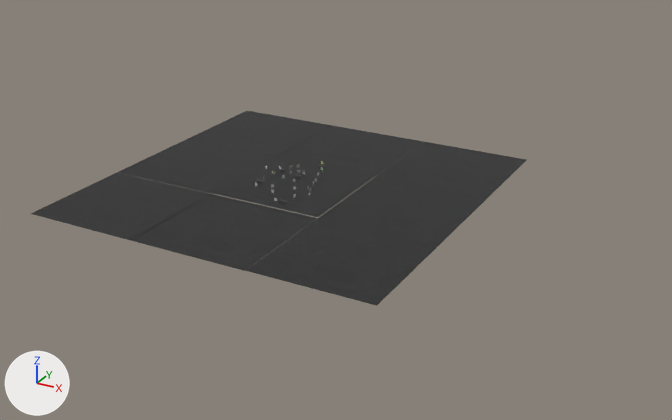
The Blender file blender/room3.blend as it was, and as the next commit left it.
Both versions are drawn from a camera (50 mm lens) standing at (222.0, -408.0, 177.0) and looking at (0.0, -5.0, -24.0). The axes (+X, +Y, +Z) are drawn at lower left. The lights are the same throughout.

Before the edit, the objects in view are built like this:
```python
ob_plane_026 = bpy.data.objects.new('Plane.026', me_plane_026)
ob_plane_026.location = (-6.8, -34.7, 0.3)
ob_plane_026.scale = (-30.3, -30.3, -25.7)
ob_plane_027 = bpy.data.objects.new('Plane.027', me_plane_027)
ob_plane_027.location = (-6.8, 25.9, 0.0)
ob_plane_027.scale = (-30.3, -30.3, -25.7)
ob_plane_028 = bpy.data.objects.new('Plane.028', me_plane_028)
ob_plane_028.location = (-6.8, -95.5, 0.0)
ob_plane_028.scale = (-30.3, -30.3, -25.7)
ob_plane_029 = bpy.data.objects.new('Plane.029', me_plane_029)
ob_plane_029.location = (54.0, -95.2, 0.0)
ob_plane_029.scale = (-30.3, -30.3, -25.7)
ob_plane_030 = bpy.data.objects.new('Plane.030', me_plane_030)
ob_plane_030.location = (54.0, 25.9, 0.0)
ob_plane_030.scale = (-30.3, -30.3, -25.7)
ob_plane_031 = bpy.data.objects.new('Plane.031', me_plane_031)
ob_plane_031.location = (54.0, -34.7, 0.0)
ob_plane_031.scale = (-30.3, -30.3, -25.7)
ob_plane_032 = bpy.data.objects.new('Plane.032', me_plane_032)
ob_plane_032.location = (-66.9, -34.7, 0.0)
ob_plane_032.scale = (-30.3, -30.3, -25.7)
ob_plane_033 = bpy.data.objects.new('Plane.033', me_plane_033)
ob_plane_033.location = (-66.9, 25.9, 0.0)
ob_plane_033.scale = (-30.3, -30.3, -25.7)
ob_plane_034 = bpy.data.objects.new('Plane.034', me_plane_034)
ob_plane_034.location = (-66.9, -95.5, 0.0)
ob_plane_034.scale = (-30.3, -30.3, -25.7)
```
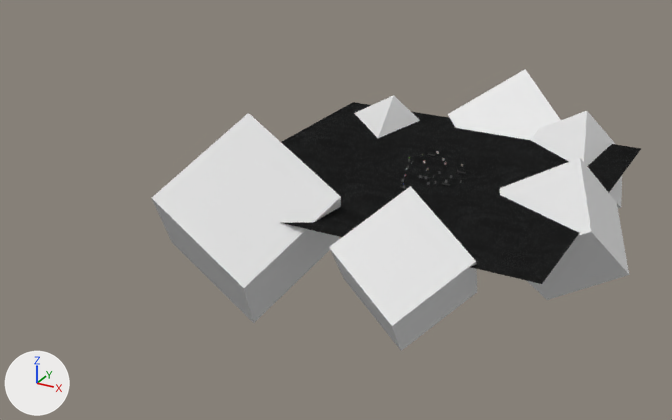
Changed parts and their boxes [x1, y1, x2, y2] in the pictures (672 x 420 px):
'Cube.046', added: after [152, 113, 341, 323]
'Cube.045', added: after [329, 186, 477, 351]
'Plane.029', surface changed, moved: before [245, 218, 439, 306]; after [305, 102, 440, 145]
'Plane.028', surface changed, moved: before [131, 194, 317, 271]; after [399, 116, 526, 164]
'Plane.033', surface changed, moved: before [188, 111, 331, 156]; after [440, 203, 579, 284]
'Plane.031', surface changed, moved: before [319, 176, 487, 245]; after [281, 129, 398, 180]
'Plane.026', surface changed, moved: before [213, 156, 376, 217]; after [347, 145, 500, 203]
'Cube.044', added: after [500, 158, 629, 300]
'Plane.034', surface changed, moved: before [31, 173, 210, 240]; after [501, 140, 641, 184]
'Plane.027', surface changed, moved: before [278, 125, 424, 176]; after [285, 181, 457, 237]
'Plane.032', surface changed, moved: before [118, 139, 275, 194]; after [458, 164, 615, 224]
'Plane.030', surface changed, moved: before [377, 142, 526, 198]; after [284, 174, 347, 224]
'Cube.042', added: after [448, 69, 561, 140]
'Cube.043', added: after [531, 111, 622, 208]
'Cube.041', added: after [354, 95, 420, 138]

What changed in the scene script:
```text
Change mat_floor_008:
    add mat_floor_008.specular_ior_level = 0.0
Add me_cube_045:
    me_cube_045.from_pydata(...)  # a box spanning x -1.0..1.0, y -1.0..1.0, z -1.0..1.0
Change ob_plane_026:
    ob_plane_026.location: (-6.8, -34.7, 0.3) -> (43.6, 12.9, 0.0)
Change ob_plane_027:
    ob_plane_027.location: (-6.8, 25.9, 0.0) -> (43.6, -47.7, 0.0)
Change ob_plane_028:
    ob_plane_028.location: (-6.8, -95.5, 0.0) -> (43.6, 73.5, 0.0)
Change ob_plane_031:
    ob_plane_031.location: (54.0, -34.7, 0.0) -> (-17.0, 12.9, 0.0)
Change ob_plane_030:
    ob_plane_030.location: (54.0, 25.9, 0.0) -> (-17.0, -47.7, 0.0)
Change ob_plane_029:
    ob_plane_029.location: (54.0, -95.2, 0.0) -> (-17.0, 73.5, 0.0)
Change ob_plane_034:
    ob_plane_034.location: (-66.9, -95.5, 0.0) -> (104.2, 73.5, 0.0)
Change ob_plane_033:
    ob_plane_033.location: (-66.9, 25.9, 0.0) -> (104.2, -47.7, 0.0)
Change ob_plane_032:
    ob_plane_032.location: (-66.9, -34.7, 0.0) -> (104.2, 12.9, 0.0)
Add ob_cube_046:
    ob_cube_046 = bpy.data.objects.new('Cube.046', me_cube_045)
    ob_cube_046.location = (-18.2, -59.0, -13.0)
    ob_cube_046.rotation_euler = (-0.955, 0.524, -0.0973)  # degrees (-55, 30, -5.6)
    ob_cube_046.scale = (31.1, 31.1, 31.1)
Add ob_cube_045:
    ob_cube_045 = bpy.data.objects.new('Cube.045', me_cube_045.copy())
    ob_cube_045.location = (71.3, -70.5, -13.0)
    ob_cube_045.rotation_euler = (-0.955, 0.524, -0.326)  # degrees (-55, 30, -19)
    ob_cube_045.scale = (22.1, 22.1, 22.1)
Add ob_cube_044:
    ob_cube_044 = bpy.data.objects.new('Cube.044', me_cube_045.copy())
    ob_cube_044.location = (120.4, 4.3, -13.0)
    ob_cube_044.rotation_euler = (-0.955, 0.524, -1.112)  # degrees (-55, 30, -64)
    ob_cube_044.scale = (21.3, 21.3, 21.3)
Add ob_cube_043:
    ob_cube_043 = bpy.data.objects.new('Cube.043', me_cube_045.copy())
    ob_cube_043.location = (101.4, 86.7, -13.0)
    ob_cube_043.rotation_euler = (-0.955, 0.524, -1.299)  # degrees (-55, 30, -74)
    ob_cube_043.scale = (20.0, 20.0, 20.0)
Add ob_cube_042:
    ob_cube_042 = bpy.data.objects.new('Cube.042', me_cube_045.copy())
    ob_cube_042.location = (59.6, 111.8, -13.0)
    ob_cube_042.rotation_euler = (-0.955, 0.524, -0.615)  # degrees (-55, 30, -35)
    ob_cube_042.scale = (26.4, 26.4, 26.4)
Add ob_cube_041:
    ob_cube_041 = bpy.data.objects.new('Cube.041', me_cube_045.copy())
    ob_cube_041.location = (-10.1, 74.5, -13.0)
    ob_cube_041.rotation_euler = (-0.955, 0.524, -1.418)  # degrees (-55, 30, -81)
    ob_cube_041.scale = (17.8, 17.8, 17.8)
```
